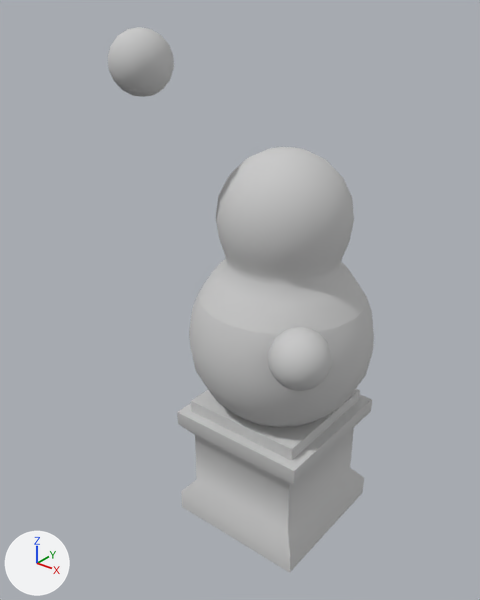
Two versions of the FBX model BirthdayPartyGame/Assets/Meshes/Objects_Mesh/mode_statue.FBX, one commit apart.
The view is the same before and after, from a camera (50 mm lens) standing at (3.3, -4.73, 5.28) and looking at (-0.28, -0.25, 2.5). The axes (+X, +Y, +Z) are drawn at lower left. The lights are the same throughout. Where no turn or scale is listed for an object, it has been applied to the vertices.
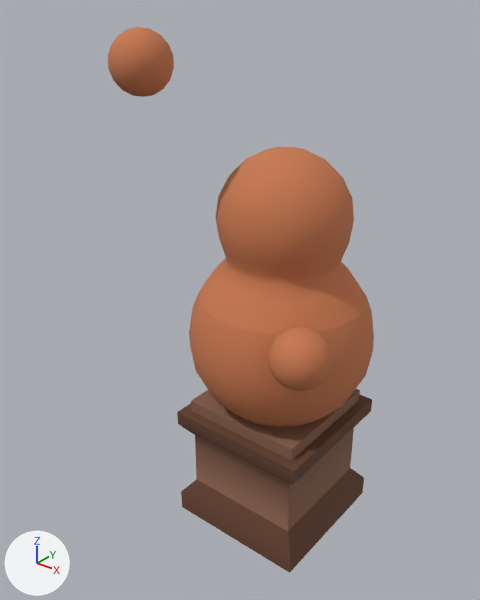
Boxes [x1, y1, x2, y2] around the edits, measured in the pictures (480 x 600 px):
'Sphere002', surface changed (grey to brown)
    both: [108, 27, 374, 573]

What changed in the scene script:
```text
Add img_tx_statue_png:
    img_tx_statue_png = load_image('tx_Statue.png', '_unpacked/tx_Statue.png', 1024, 1024, 'sRGB')
Change mat_material__3:
    remove mat_material__3.base_color = (0.588, 0.588, 0.588)  # light grey #cacaca
    add mat_material__3.texture = img_tx_statue_png  # with its transparency
Change me_mesh:
    where me_mesh.from_pydata(...)  # 706 vertices, 1396 faces; spans x -1.09..0.97, y -1.12..0.91, z -1.21..3.72
    used by ob_sphere002; location = (0.02, 0.02, 1.21)
    me_mesh part 1: texture (UV) coordinates of 1396 of 1396 faces, centred in x -1.09..0.97, y -1.11..0.86, z -1.21..3.71, changed; they spanned u 0.0..1.0, v 0.0..1.0 and now span u 0.08..0.96, v 0.26..0.97
```
